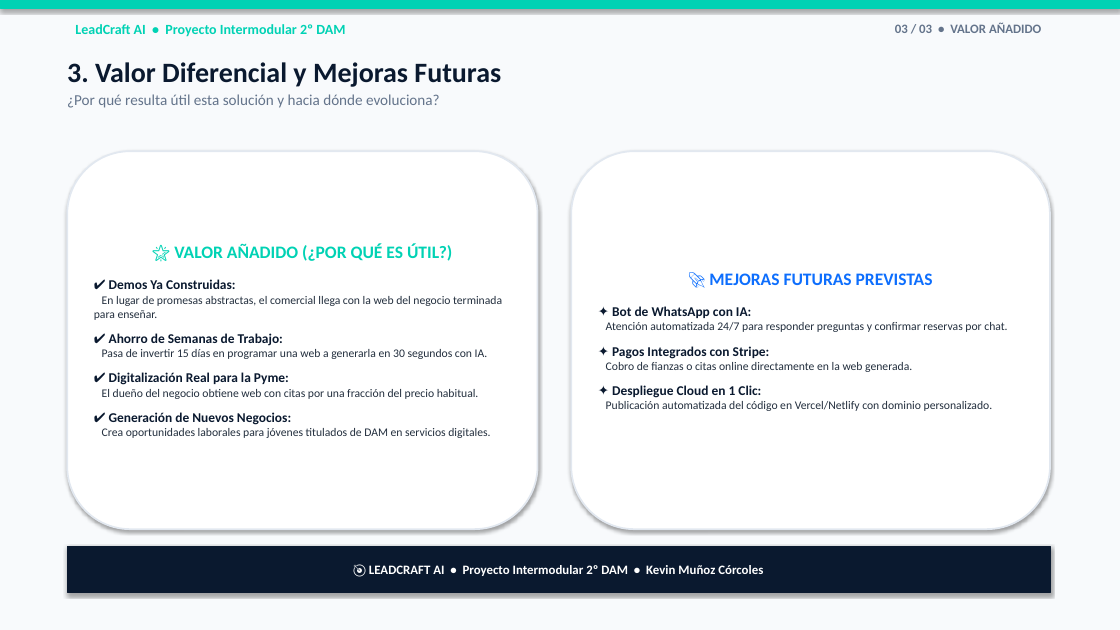
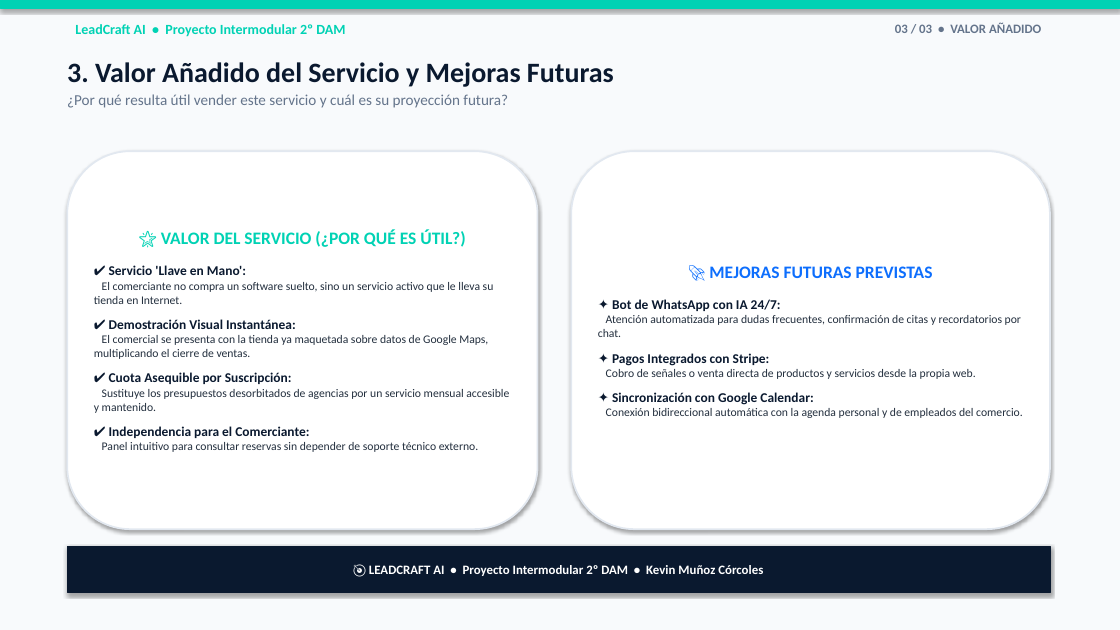
Before and after one commit to Kaik180/Curso-Dam2, a slide deck: slide 3 of Proyecto intermodular/UD1/Tarea0-2DAM/Tarea0_LeadCraft_Presentacion.pptx. Drawn at 1120x630 pixels with LibreOffice and Linux fonts; fonts in the diff are those of the drawing. Boxes give left, top, right and bottom in pixels: in the first picture for what was removed or moved away, otherwise in the second. Text is boxed around its words. In the diff, an @@ line names an element or a change of style, - is before the commit and + after.

Commit message:
docs(intermodular): enfocar propuesta de Tarea 0 e Hito 1 en venta de servicio para tiendas locales

```diff
--- a/Proyecto intermodular/UD1/Tarea0-2DAM/Tarea0_LeadCraft_Presentacion.pptx
+++ b/Proyecto intermodular/UD1/Tarea0-2DAM/Tarea0_LeadCraft_Presentacion.pptx
@@ text at [67, 62, 614, 108]: text changed @@
-3. Valor Diferencial y Mejoras Futuras
-¿Por qué resulta útil esta solución y hacia dónde evoluciona?
+3. Valor Añadido del Servicio y Mejoras Futuras
+¿Por qué resulta útil vender este servicio y cuál es su proyección futura?
@@ text in rounded rectangle at [94, 230, 509, 452]: text changed @@
-🌟 VALOR AÑADIDO (¿POR QUÉ ES ÚTIL?)
-✔ Demos Ya Construidas:
-En lugar de promesas abstractas, el comercial llega con la web del negocio terminada para enseñar.
-✔ Ahorro de Semanas de Trabajo:
-Pasa de invertir 15 días en programar una web a generarla en 30 segundos con IA.
-✔ Digitalización Real para la Pyme:
-El dueño del negocio obtiene web con citas por una fracción del precio habitual.
-✔ Generación de Nuevos Negocios:
-Crea oportunidades laborales para jóvenes titulados de DAM en servicios digitales.
+🌟 VALOR DEL SERVICIO (¿POR QUÉ ES ÚTIL?)
+✔ Servicio 'Llave en Mano':
+El comerciante no compra un software suelto, sino un servicio activo que le lleva su tienda en Internet.
+✔ Demostración Visual Instantánea:
+El comercial se presenta con la tienda ya maquetada sobre datos de Google Maps, multiplicando el cierre de ventas.
+✔ Cuota Asequible por Suscripción:
+Sustituye los presupuestos desorbitados de agencias por un servicio mensual accesible y mantenido.
+✔ Independencia para el Comerciante:
+Panel intuitivo para consultar reservas sin depender de soporte técnico externo.
@@ text in rounded rectangle at [598, 299, 1021, 337]: text changed @@
-✦ Bot de WhatsApp con IA:
-Atención automatizada 24/7 para responder preguntas y confirmar reservas por chat.
+✦ Bot de WhatsApp con IA 24/7:
+Atención automatizada para dudas frecuentes, confirmación de citas y recordatorios por chat.
@@ text in rounded rectangle at [606, 369, 1023, 418]: text changed @@
-Cobro de fianzas o citas online directamente en la web generada.
-✦ Despliegue Cloud en 1 Clic:
-Publicación automatizada del código en Vercel/Netlify con dominio personalizado.
+Cobro de señales o venta directa de productos y servicios desde la propia web.
+✦ Sincronización con Google Calendar:
+Conexión bidireccional automática con la agenda personal y de empleados del comercio.
```
Also in this commit, not shown: 2 other slides changed, 11 other files.
